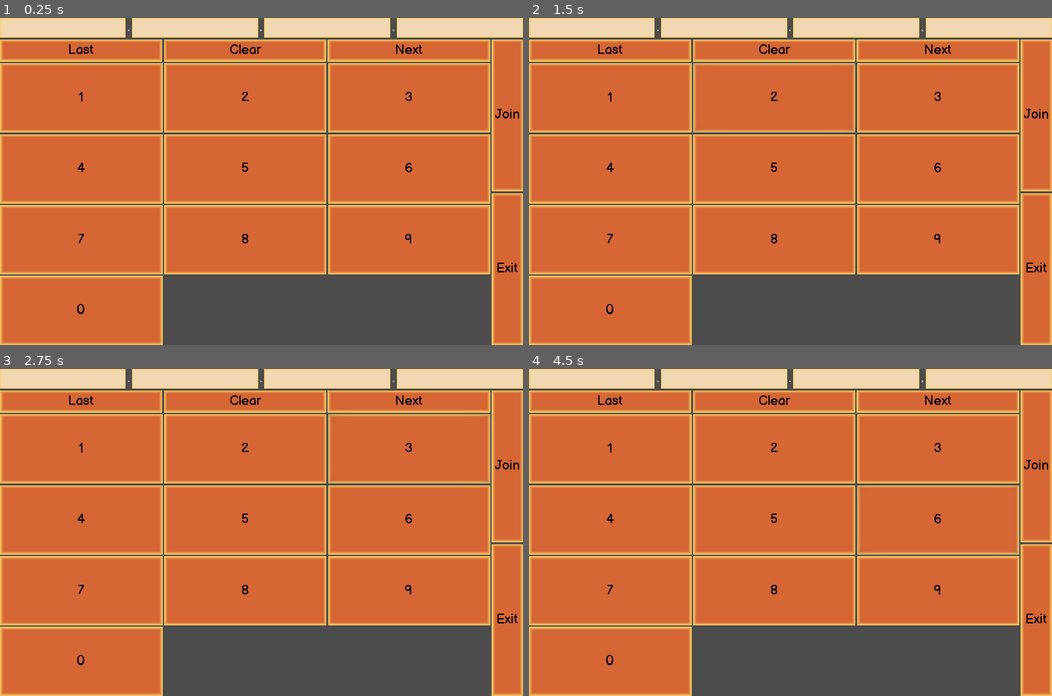
Above: before the commit, frames 1-4 (two rows, left to right).
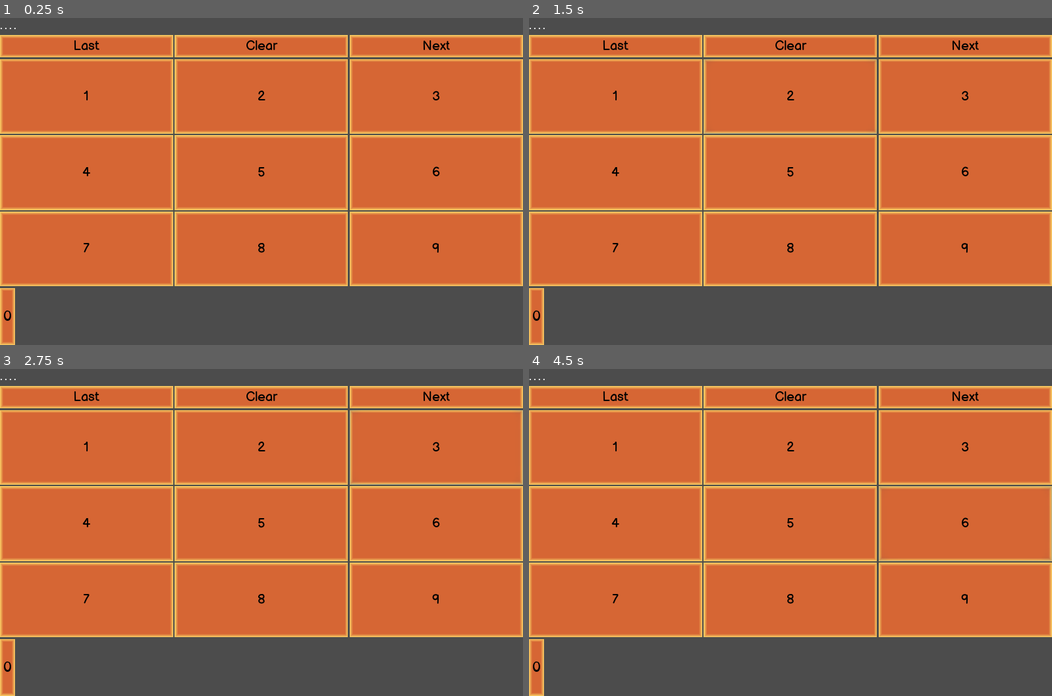
Above: after the commit, the same moments.

Repository: RaccoonHandsProductions/CanningSeason
Game: Godot game, scene res://UI/IPEntryControl.tscn
Two runs of this game, one before a commit and one after it. Both use one fixed random seed, a clock stepped at 60 frames per second and the inputs below. This scene is started directly instead of the project's main scene.
Inputs:
- Up to frame 1 (0.25 s): no input
- Up to frame 2 (1.5 s): click "1" at 0.5 s; click "2" at 1.25 s
- Up to frame 3 (2.75 s): click "3" at 2 s
- Up to frame 4 (4.5 s): click "4" at 2.75 s; click "5" at 3.5 s; click "6" at 4.25 s

The runs differ from the first frame. In frame 1, 31% of the frame differs, in the area x 0-100%, y 0-100%; in frame 2, 31%; in frame 3, 31%; in frame 4, 31%.

Commit message:
Add on button press send signal to OctetDisplay

Diff:
--- a/project/UI/IPEntryControl.gd
+++ b/project/UI/IPEntryControl.gd
@@ -1,6 +1,19 @@
 extends Control
 
+var entered_address : String
+
+var octet_0_entry : String
+var octet_1_entry : String
+var octet_2_entry : String
+var octet_3_entry : String
+
+onready var button_array = get_tree().get_nodes_in_group("number_buttons")
+
+func _ready():
+	for button in button_array:
+		button.connect("pressed", $VBoxContainer/OctetDisplay, "on_Button_pressed")
 
 
-func _on_Button0_pressed():
-	print("I pressed zero")
+func finialize_address(octet_0:String, octet_1:String,
+	octet_2:String, octet_3:String):
+		return(octet_0 +"."+ octet_1 +"."+ octet_2 +"."+ octet_3)
--- a/project/UI/IPEntryControl.tscn
+++ b/project/UI/IPEntryControl.tscn
@@ -1,8 +1,9 @@
-[gd_scene load_steps=5 format=2]
+[gd_scene load_steps=6 format=2]
 
 [ext_resource path="res://UI/IPEntryControl.gd" type="Script" id=1]
 [ext_resource path="res://Balsamiq_Sans/BalsamiqSans-Regular.ttf" type="DynamicFontData" id=2]
 [ext_resource path="res://MenuStyle.tres" type="Theme" id=3]
+[ext_resource path="res://UI/OctetDisplay.tscn" type="PackedScene" id=4]
 
 [sub_resource type="DynamicFont" id=1]
 size = 36
@@ -13,219 +14,157 @@
 anchor_bottom = 1.0
 theme = ExtResource( 3 )
 script = ExtResource( 1 )
+__meta__ = {
+"_edit_use_anchors_": false
+}
 
 [node name="VBoxContainer" type="VBoxContainer" parent="."]
 anchor_right = 1.0
 anchor_bottom = 1.0
+__meta__ = {
+"_edit_use_anchors_": false
+}
 
-[node name="HBoxContainer" type="HBoxContainer" parent="VBoxContainer"]
+[node name="OctetDisplay" parent="VBoxContainer" instance=ExtResource( 4 )]
+anchor_right = 0.0
+anchor_bottom = 0.0
 margin_right = 1280.0
-margin_bottom = 49.0
-
-[node name="partOneIP" type="LineEdit" parent="VBoxContainer/HBoxContainer"]
-margin_left = 15.0
-margin_top = 30.0
-margin_right = 306.0
-margin_bottom = 120.0
-size_flags_horizontal = 3
-
-[node name="Label" type="Label" parent="VBoxContainer/HBoxContainer"]
-anchor_top = 0.0204082
-anchor_bottom = 0.0204082
-margin_left = 313.0
-margin_top = 15.0
-margin_right = 319.0
-margin_bottom = 120.0
-text = "."
-valign = 2
-
-[node name="partOneIP2" type="LineEdit" parent="VBoxContainer/HBoxContainer"]
-margin_left = 325.0
-margin_top = 30.0
-margin_right = 630.0
-margin_bottom = 120.0
-size_flags_horizontal = 3
-
-[node name="Label2" type="Label" parent="VBoxContainer/HBoxContainer"]
-margin_left = 637.0
-margin_top = 15.0
-margin_right = 643.0
-margin_bottom = 120.0
-text = "."
-valign = 2
-
-[node name="partOneIP3" type="LineEdit" parent="VBoxContainer/HBoxContainer"]
-margin_left = 650.0
-margin_top = 30.0
-margin_right = 952.0
-margin_bottom = 120.0
-size_flags_horizontal = 3
-
-[node name="Label3" type="Label" parent="VBoxContainer/HBoxContainer"]
-margin_left = 960.0
-margin_top = 15.0
-margin_right = 966.0
-margin_bottom = 120.0
-text = "."
-valign = 2
-
-[node name="partOneIP4" type="LineEdit" parent="VBoxContainer/HBoxContainer"]
-margin_left = 973.0
-margin_top = 30.0
-margin_right = 1265.0
-margin_bottom = 120.0
-size_flags_horizontal = 3
+margin_bottom = 39.0
 
 [node name="HBoxContainer2" type="HBoxContainer" parent="VBoxContainer"]
-margin_top = 145.0
+margin_top = 43.0
 margin_right = 1280.0
 margin_bottom = 800.0
 size_flags_horizontal = 3
 size_flags_vertical = 3
 
 [node name="VBoxContainer2" type="VBoxContainer" parent="VBoxContainer/HBoxContainer2"]
-margin_right = 1200.0
-margin_bottom = 655.0
+margin_right = 1280.0
+margin_bottom = 757.0
 size_flags_horizontal = 3
 size_flags_vertical = 3
 
 [node name="userBoxPosition" type="HBoxContainer" parent="VBoxContainer/HBoxContainer2/VBoxContainer2"]
-margin_right = 1200.0
+margin_right = 1280.0
 margin_bottom = 55.0
 size_flags_horizontal = 3
 alignment = 1
 
 [node name="PreviousBoxPriority" type="Button" parent="VBoxContainer/HBoxContainer2/VBoxContainer2/userBoxPosition"]
-margin_right = 397.0
+margin_right = 424.0
 margin_bottom = 55.0
 size_flags_horizontal = 3
 text = "Last"
 
 [node name="ClearBox" type="Button" parent="VBoxContainer/HBoxContainer2/VBoxContainer2/userBoxPosition"]
-margin_left = 401.0
-margin_right = 798.0
+margin_left = 428.0
+margin_right = 852.0
 margin_bottom = 55.0
 size_flags_horizontal = 3
 text = "Clear"
 
 [node name="NextBoxPriority" type="Button" parent="VBoxContainer/HBoxContainer2/VBoxContainer2/userBoxPosition"]
-margin_left = 802.0
-margin_right = 1200.0
+margin_left = 856.0
+margin_right = 1280.0
 margin_bottom = 55.0
 size_flags_horizontal = 3
 text = "Next"
 
 [node name="numPad" type="GridContainer" parent="VBoxContainer/HBoxContainer2/VBoxContainer2"]
 margin_top = 59.0
-margin_right = 1200.0
-margin_bottom = 655.0
+margin_right = 1280.0
+margin_bottom = 614.0
 rect_pivot_offset = Vector2( -638, 24 )
 size_flags_horizontal = 3
 size_flags_vertical = 3
 columns = 3
 
-[node name="Button1" type="Button" parent="VBoxContainer/HBoxContainer2/VBoxContainer2/numPad"]
-margin_right = 397.0
-margin_bottom = 146.0
+[node name="Button1" type="Button" parent="VBoxContainer/HBoxContainer2/VBoxContainer2/numPad" groups=["number_buttons"]]
+margin_right = 424.0
+margin_bottom = 182.0
 size_flags_horizontal = 3
 size_flags_vertical = 3
 text = "1"
 
-[node name="Button2" type="Button" parent="VBoxContainer/HBoxContainer2/VBoxContainer2/numPad"]
-margin_left = 401.0
-margin_right = 798.0
-margin_bottom = 146.0
+[node name="Button2" type="Button" parent="VBoxContainer/HBoxContainer2/VBoxContainer2/numPad" groups=["number_buttons"]]
+margin_left = 428.0
+margin_right = 852.0
+margin_bottom = 182.0
 size_flags_horizontal = 3
 size_flags_vertical = 3
 text = "2"
 
-[node name="Button3" type="Button" parent="VBoxContainer/HBoxContainer2/VBoxContainer2/numPad"]
-margin_left = 802.0
-margin_right = 1199.0
-margin_bottom = 146.0
+[node name="Button3" type="Button" parent="VBoxContainer/HBoxContainer2/VBoxContainer2/numPad" groups=["number_buttons"]]
+margin_left = 856.0
+margin_right = 1280.0
+margin_bottom = 182.0
 size_flags_horizontal = 3
 size_flags_vertical = 3
 text = "3"
 
-[node name="Button4" type="Button" parent="VBoxContainer/HBoxContainer2/VBoxContainer2/numPad"]
-margin_top = 150.0
-margin_right = 397.0
-margin_bottom = 296.0
+[node name="Button4" type="Button" parent="VBoxContainer/HBoxContainer2/VBoxContainer2/numPad" groups=["number_buttons"]]
+margin_top = 186.0
+margin_right = 424.0
+margin_bottom = 368.0
 size_flags_horizontal = 3
 size_flags_vertical = 3
 text = "4"
 
-[node name="Button5" type="Button" parent="VBoxContainer/HBoxContainer2/VBoxContainer2/numPad"]
-margin_left = 401.0
-margin_top = 150.0
-margin_right = 798.0
-margin_bottom = 296.0
+[node name="Button5" type="Button" parent="VBoxContainer/HBoxContainer2/VBoxContainer2/numPad" groups=["number_buttons"]]
+margin_left = 428.0
+margin_top = 186.0
+margin_right = 852.0
+margin_bottom = 368.0
 size_flags_horizontal = 3
 size_flags_vertical = 3
 text = "5"
 
-[node name="Button6" type="Button" parent="VBoxContainer/HBoxContainer2/VBoxContainer2/numPad"]
-margin_left = 802.0
-margin_top = 150.0
-margin_right = 1199.0
-margin_bottom = 296.0
+[node name="Button6" type="Button" parent="VBoxContainer/HBoxContainer2/VBoxContainer2/numPad" groups=["number_buttons"]]
+margin_left = 856.0
+margin_top = 186.0
+margin_right = 1280.0
+margin_bottom = 368.0
 size_flags_horizontal = 3
 size_flags_vertical = 3
 text = "6"
 
-[node name="Button7" type="Button" parent="VBoxContainer/HBoxContainer2/VBoxContainer2/numPad"]
-margin_top = 300.0
-margin_right = 397.0
-margin_bottom = 446.0
+[node name="Button7" type="Button" parent="VBoxContainer/HBoxContainer2/VBoxContainer2/numPad" groups=["number_buttons"]]
+margin_top = 372.0
+margin_right = 424.0
+margin_bottom = 554.0
 size_flags_horizontal = 3
 size_flags_vertical = 3
 text = "7"
 
-[node name="Button8" type="Button" parent="VBoxContainer/HBoxContainer2/VBoxContainer2/numPad"]
-margin_left = 401.0
-margin_top = 300.0
-margin_right = 798.0
-margin_bottom = 446.0
+[node name="Button8" type="Button" parent="VBoxContainer/HBoxContainer2/VBoxContainer2/numPad" groups=["number_buttons"]]
+margin_left = 428.0
+margin_top = 372.0
+margin_right = 852.0
+margin_bottom = 554.0
 size_flags_horizontal = 3
 size_flags_vertical = 3
 text = "8"
 
-[node name="Button9" type="Button" parent="VBoxContainer/HBoxContainer2/VBoxContainer2/numPad"]
-margin_left = 802.0
-margin_top = 300.0
-margin_right = 1199.0
-margin_bottom = 446.0
+[node name="Button9" type="Button" parent="VBoxContainer/HBoxContainer2/VBoxContainer2/numPad" groups=["number_buttons"]]
+margin_left = 856.0
+margin_top = 372.0
+margin_right = 1280.0
+margin_bottom = 554.0
 size_flags_horizontal = 3
 size_flags_vertical = 3
 text = "9"
 
-[node name="Button0" type="Button" parent="VBoxContainer/HBoxContainer2/VBoxContainer2/numPad"]
-margin_top = 450.0
-margin_right = 1198.0
-margin_bottom = 596.0
-size_flags_horizontal = 3
-size_flags_vertical = 3
+[node name="HBoxContainer" type="HBoxContainer" parent="VBoxContainer/HBoxContainer2/VBoxContainer2"]
+margin_top = 618.0
+margin_right = 1280.0
+margin_bottom = 757.0
+size_flags_horizontal = 7
+size_flags_vertical = 7
+size_flags_stretch_ratio = 0.25
+
+[node name="Button0" type="Button" parent="VBoxContainer/HBoxContainer2/VBoxContainer2/HBoxContainer" groups=["number_buttons"]]
+margin_right = 37.0
+margin_bottom = 139.0
+size_flags_horizontal = 2
 custom_fonts/font = SubResource( 1 )
 text = "0"
-
-[node name="VBoxContainer3" type="VBoxContainer" parent="VBoxContainer/HBoxContainer2"]
-margin_left = 1204.0
-margin_right = 1280.0
-margin_bottom = 655.0
-
-[node name="JoinButton" type="Button" parent="VBoxContainer/HBoxContainer2/VBoxContainer3"]
-margin_right = 76.0
-margin_bottom = 325.0
-size_flags_horizontal = 3
-size_flags_vertical = 3
-text = "Join"
-
-[node name="PreviousPageButton" type="Button" parent="VBoxContainer/HBoxContainer2/VBoxContainer3"]
-margin_top = 329.0
-margin_right = 76.0
-margin_bottom = 655.0
-size_flags_horizontal = 3
-size_flags_vertical = 3
-text = "Exit"
-
-[connection signal="pressed" from="VBoxContainer/HBoxContainer2/VBoxContainer2/numPad/Button0" to="." method="_on_Button0_pressed"]
--- /dev/null
+++ b/project/UI/OctetDisplay.gd
@@ -0,0 +1,5 @@
+extends HBoxContainer
+
+
+func on_Button_pressed():
+	print("button is pressed")
--- /dev/null
+++ b/project/UI/OctetDisplay.tscn
@@ -0,0 +1,42 @@
+[gd_scene load_steps=2 format=2]
+
+[ext_resource path="res://UI/OctetDisplay.gd" type="Script" id=1]
+
+[node name="OctetDisplay" type="HBoxContainer"]
+anchor_right = 1.0
+anchor_bottom = 1.0
+script = ExtResource( 1 )
+__meta__ = {
+"_edit_use_anchors_": false
+}
+
+[node name="OctetSection0" type="Label" parent="."]
+margin_top = 393.0
+margin_right = 4.0
+margin_bottom = 407.0
+text = "."
+valign = 2
+
+[node name="OctetSection1" type="Label" parent="."]
+margin_left = 8.0
+margin_top = 393.0
+margin_right = 12.0
+margin_bottom = 407.0
+text = "."
+valign = 2
+
+[node name="OctetSection2" type="Label" parent="."]
+margin_left = 16.0
+margin_top = 393.0
+margin_right = 20.0
+margin_bottom = 407.0
+text = "."
+valign = 2
+
+[node name="OctetSection3" type="Label" parent="."]
+margin_left = 24.0
+margin_top = 393.0
+margin_right = 28.0
+margin_bottom = 407.0
+text = "."
+valign = 2
